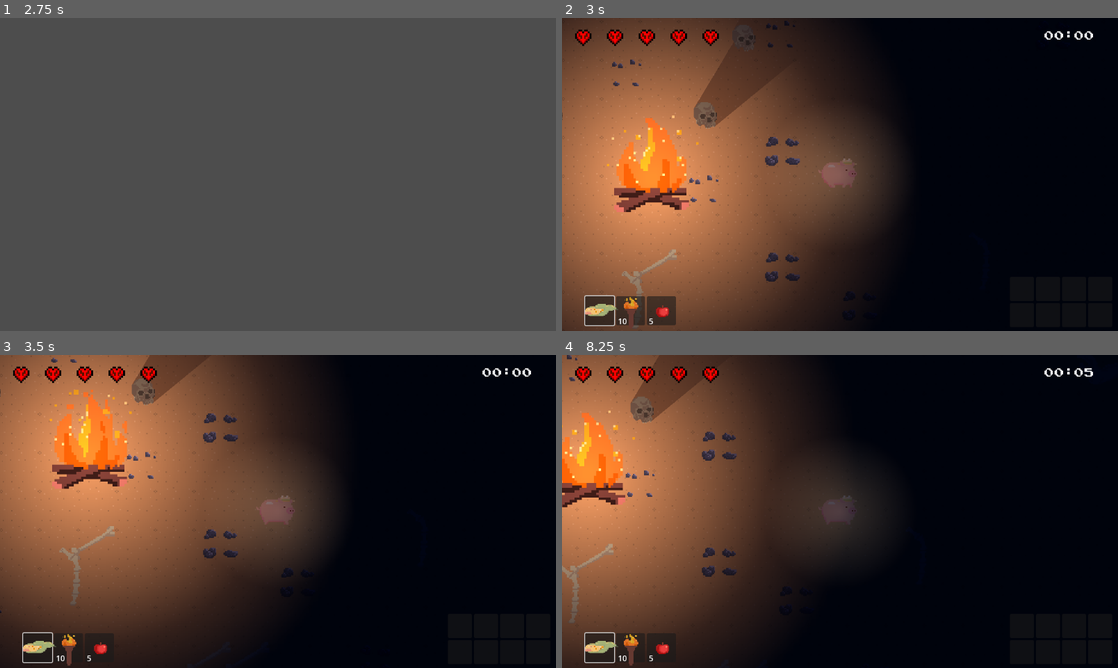
Above: before the commit, frames 1-4 (two rows, left to right).
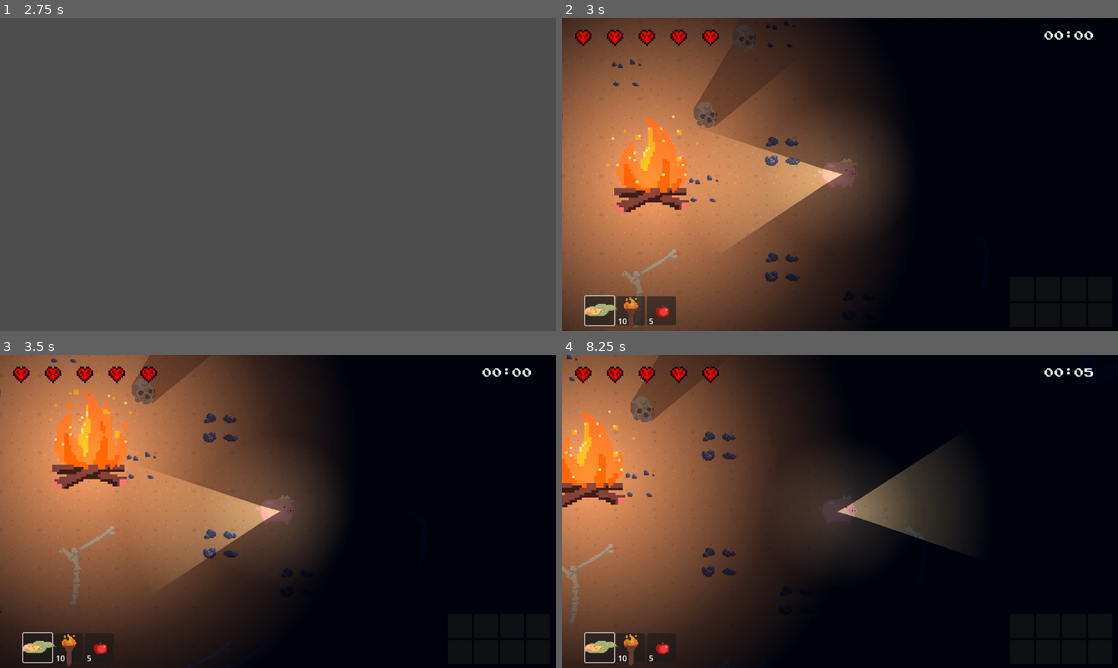
Above: after the commit, the same moments.

Repository: JasonLee4/MaizeRunnerGame
Game: Godot game, scene res://scenes/menus/main_menu.tscn
The game is run twice, just before and just after one commit, with the same random seed, the same clock (stepped at 60 frames per second) and the same inputs. Sound files missing from this copy of the repository are replaced by a short silence.
Inputs (mouse positions are in pixels of both pictures, inside the frame that each line leads up to):
- Up to frame 1 (2.75 s): click (278, 180) at 0.5 s; click "Main Level" at 1.25 s; tap Enter at 2 s; move the mouse to (400, 158) at 2.02 s; hold D (right) from 2.03 s (still down); hold F (advance_dialogue) from 2.03 s (still down)
- Up to frame 2 (3 s): tap Space (dash) at 2.75, 2.85 s; move the mouse to (728, 190) at 2.77 s; release D (right) at 2.78 s; release F (advance_dialogue) at 2.78 s; hold S (down) from 2.78 s (still down)
- Up to frame 3 (3.5 s): keep holding S (down)
- Up to frame 4 (8.25 s): move the mouse to (895, 442) at 3.52 s; release S (down) at 3.53 s; hold D (right) 3.53-4.28 s; click (895, 442) at 3.6 s; move the mouse to (812, 574) at 4.27 s; hold W (up) 4.28-5.03 s; tap Mouse wheel down (scroll_down) at 4.35 s; move the mouse to (1006, 558) at 5.02 s; hold Mouse wheel up (scroll_up) 5.03-5.78 s; hold A (left) 5.03-6.53 s; tap R (reload) at 5.65 s; move the mouse to (673, 464) at 5.77 s; right-click (673, 464) at 5.85 s; move the mouse to (867, 511) at 6.52 s; hold S (down) 6.53-7.28 s; hold F (advance_dialogue) 6.53-7.28 s; move the mouse to (756, 433) at 7.27 s; hold D (right) 7.28-8.03 s; tap Space (dash) at 7.35 s; move the mouse to (962, 495) at 8.02 s; hold W (up) from 8.03 s (still down); click (962, 495) at 8.1 s

Frame 1 is identical in both runs. In frame 2, 3.9% of the frame differs, in the area x 27-51%, y 37-72%; in frame 3, 3.9%; in frame 4, 3.9%, in the area x 49-73%, y 28-63%.

Commit message:
added camera shake and damage screen flash to pig

Diff:
--- a/scenes/characters/Pig.gd
+++ b/scenes/characters/Pig.gd
@@ -40,6 +40,7 @@
 var temp_speed = 0
 var hold_time = 0.0
 #@export var inv: Inventory
+signal damage_player
 
 
 func _ready():
@@ -47,6 +48,7 @@
 	Globals.pig = $"."
 	print("pig inst")
 	hotbar.connect("hotbar_select", change_tool)
+	change_tool(0)
 	traj_line.clear_points()
 
 #func craft():
@@ -96,7 +98,7 @@
 
 
 	move_and_slide()
-	shoot()
+	#shoot()
 
 	if Globals.health <= 0:
 		pig_alive = false
@@ -172,6 +174,7 @@
 		$Sprite2D.modulate = Color.WHITE
 
 		$dmg_iframe_cooldown.start()
+		damage_player.emit()
 
 
 func set_invincible(time):
--- a/scenes/characters/pig.tscn
+++ b/scenes/characters/pig.tscn
@@ -9,6 +9,7 @@
 [ext_resource type="Script" path="res://scenes/states/state_rolling.gd" id="4_a3gfp"]
 [ext_resource type="Texture2D" uid="uid://beee3j71psqn4" path="res://assets/spritesheets/torchgif.png" id="4_ca7rt"]
 [ext_resource type="Texture2D" uid="uid://1m6kvuxu25w5" path="res://assets/spritesheets/whitecircle.png" id="4_ws5bl"]
+[ext_resource type="Script" path="res://scenes/levels/Camera.gd" id="10_sbke0"]
 
 [sub_resource type="CapsuleShape2D" id="CapsuleShape2D_a3r7q"]
 height = 28.0
@@ -141,6 +142,58 @@
 radius = 16.0
 height = 32.0
 
+[sub_resource type="CanvasItemMaterial" id="CanvasItemMaterial_mwk50"]
+blend_mode = 1
+light_mode = 1
+
+[sub_resource type="Gradient" id="Gradient_6jwj7"]
+offsets = PackedFloat32Array(0.704641, 0.898734, 1)
+colors = PackedColorArray(0, 0, 0, 1, 0.897059, 0.897059, 0.897059, 1, 1, 1, 1, 1)
+
+[sub_resource type="GradientTexture2D" id="GradientTexture2D_jpsl2"]
+gradient = SubResource("Gradient_6jwj7")
+fill = 1
+fill_from = Vector2(0.5, 0.5)
+fill_to = Vector2(1, 0.196581)
+
+[sub_resource type="Animation" id="Animation_mhjdc"]
+resource_name = "damage"
+length = 0.2
+step = 0.0745
+tracks/0/type = "value"
+tracks/0/imported = false
+tracks/0/enabled = true
+tracks/0/path = NodePath("TextureRect:modulate")
+tracks/0/interp = 1
+tracks/0/loop_wrap = true
+tracks/0/keys = {
+"times": PackedFloat32Array(0, 0.05, 0.2),
+"transitions": PackedFloat32Array(1, 1, 1),
+"update": 0,
+"values": [Color(0.388235, 0, 0, 0), Color(0.388235, 0, 0, 0.588235), Color(0.388235, 0, 0, 0)]
+}
+
+[sub_resource type="Animation" id="Animation_fpbo6"]
+length = 0.001
+tracks/0/type = "value"
+tracks/0/imported = false
+tracks/0/enabled = true
+tracks/0/path = NodePath("TextureRect:modulate")
+tracks/0/interp = 1
+tracks/0/loop_wrap = true
+tracks/0/keys = {
+"times": PackedFloat32Array(0),
+"transitions": PackedFloat32Array(1),
+"update": 0,
+"values": [Color(0.388235, 0, 0, 0)]
+}
+
+[sub_resource type="AnimationLibrary" id="AnimationLibrary_hfu3h"]
+_data = {
+"RESET": SubResource("Animation_fpbo6"),
+"damage": SubResource("Animation_mhjdc")
+}
+
 [node name="Pig" type="CharacterBody2D"]
 collision_mask = 14
 script = ExtResource("1_hx4hr")
@@ -259,6 +312,29 @@
 round_precision = 1
 antialiased = true
 
+[node name="Camera2D" type="Camera2D" parent="."]
+zoom = Vector2(2.5, 2.5)
+script = ExtResource("10_sbke0")
+
+[node name="TextureRect" type="TextureRect" parent="Camera2D"]
+modulate = Color(0.388235, 0, 0, 0)
+material = SubResource("CanvasItemMaterial_mwk50")
+anchors_preset = 15
+anchor_right = 1.0
+anchor_bottom = 1.0
+offset_left = -230.0
+offset_top = -129.0
+offset_right = 229.0
+offset_bottom = 129.0
+grow_horizontal = 2
+grow_vertical = 2
+texture = SubResource("GradientTexture2D_jpsl2")
+
+[node name="AnimationPlayer" type="AnimationPlayer" parent="Camera2D"]
+libraries = {
+"": SubResource("AnimationLibrary_hfu3h")
+}
+
 [connection signal="body_entered" from="pig_hitbox" to="." method="_on_pig_hitbox_body_entered"]
 [connection signal="body_exited" from="pig_hitbox" to="." method="_on_pig_hitbox_body_exited"]
 [connection signal="timeout" from="dmg_iframe_cooldown" to="." method="_on_dmg_iframe_cooldown_timeout"]
--- a/scenes/dungeon_gen/dungeon_gen.gd
+++ b/scenes/dungeon_gen/dungeon_gen.gd
@@ -96,9 +96,12 @@
 	Globals.pig = player
 	player.position = start_room.position
 	play_mode = true
-	camera = Camera2D.new()
-	camera.zoom = Vector2(2.5,2.5)
-	player.add_child(camera)
+	#camera = Camera2D.new()
+	#
+	#camera.set_script(load("res://scenes/levels/Camera.gd"))
+	#
+	#camera.zoom = Vector2(2.5,2.5)
+	#player.add_child(camera)
 
 func make_map():
 	map.clear()
--- /dev/null
+++ b/scenes/levels/Camera.gd
@@ -0,0 +1,28 @@
+extends Camera2D
+
+@export var randomStrength: float = 10.0
+@export var shakeFade: float = 5.0
+
+
+var rng = RandomNumberGenerator.new()
+
+var shake_strength : float = 0.0
+
+func _ready():
+	get_parent().connect("damage_player", apply_shake)
+
+func apply_shake():
+	shake_strength = randomStrength
+	$AnimationPlayer.play("damage")
+
+func _process(delta):
+	if offset.x < 0.1 and offset.y < 0.1:
+		offset = Vector2.ZERO
+	#if Globals.connect("health_change", update_health)
+		#apply_shake()
+	if shake_strength > 0:
+		shake_strength = lerpf(shake_strength, 0, shakeFade * delta)
+		offset = randomOffset()
+
+func randomOffset():
+	return Vector2(rng.randf_range(-shake_strength, shake_strength), rng.randf_range(-shake_strength, shake_strength))
Not shown: 1 places in scenes/characters/pig.tscn that only renumber resources
